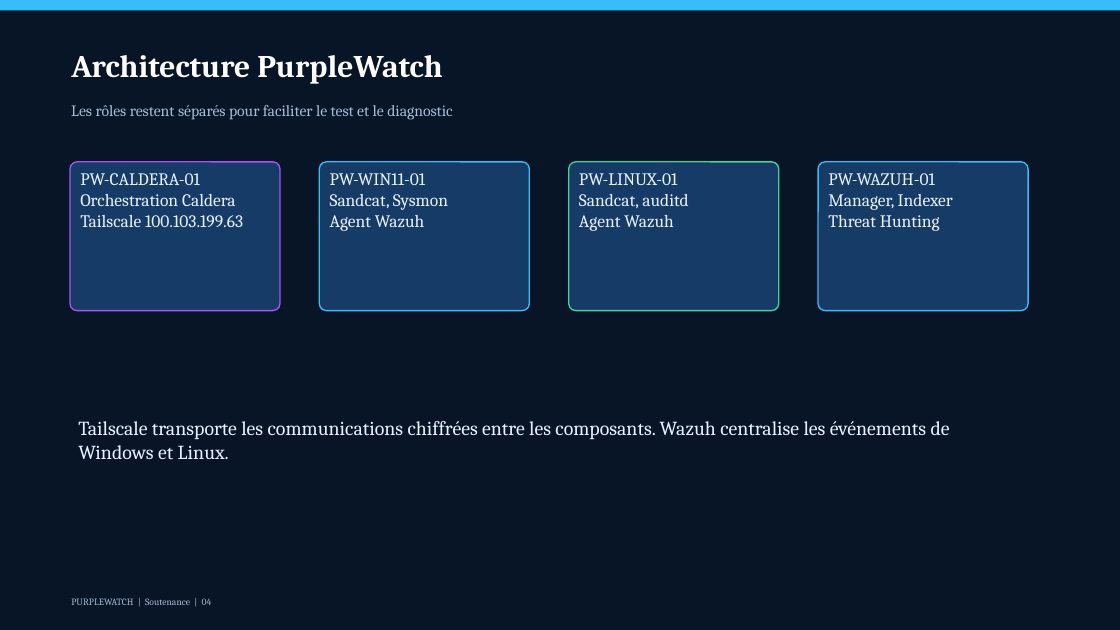
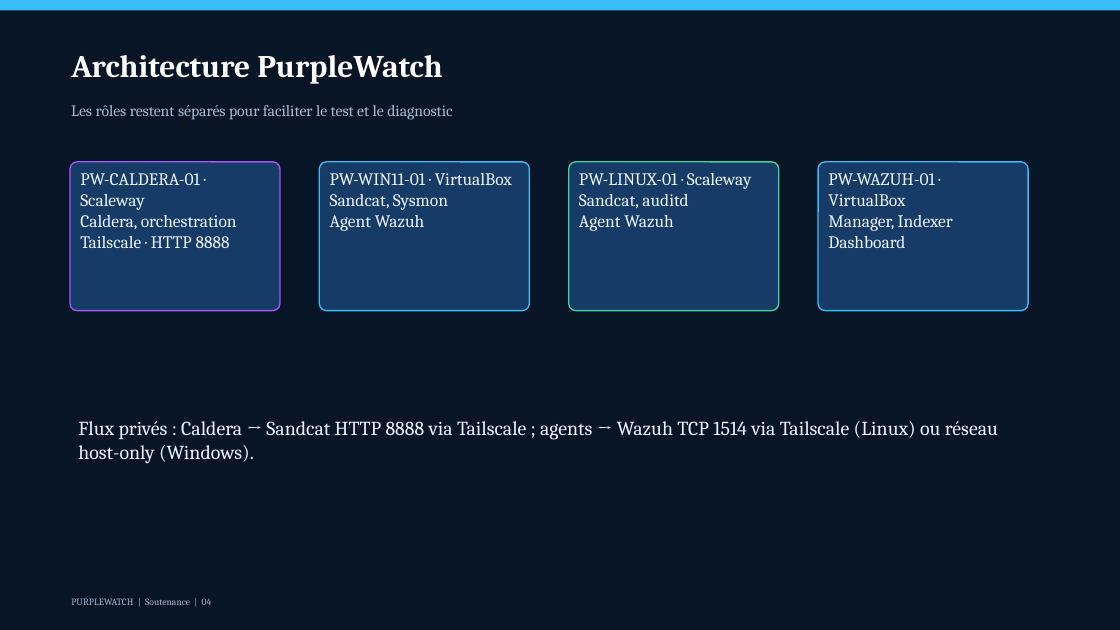
Before and after one commit to kanga-prog/PurpleWatch, a slide deck: slide 4 of presentation/purplewatch-soutenance-20min.pptx. Drawn at 1120x630 pixels with LibreOffice and Linux fonts; fonts in the diff are those of the drawing. Boxes give left, top, right and bottom in pixels: in the first picture for what was removed or moved away, otherwise in the second. Text is boxed around its words. In the diff, an @@ line names an element or a change of style, - is before the commit and + after.

```diff
--- a/presentation/purplewatch-soutenance-20min.pptx
+++ b/presentation/purplewatch-soutenance-20min.pptx
@@ text in rounded rectangle at [80,173,237,248]: text changed @@
-PW-CALDERA-01
-Orchestration Caldera
-Tailscale 100.103.199.63
+PW-CALDERA-01 · Scaleway
+Caldera, orchestration
+Tailscale · HTTP 8888
@@ text in rounded rectangle at [330,173,512,231]: text changed @@
-PW-WIN11-01
-Sandcat, Sysmon
-Agent Wazuh
+PW-WIN11-01 · VirtualBox
+Sandcat, Sysmon
+Agent Wazuh
@@ text in rounded rectangle at [579,173,752,231]: text changed @@
-PW-LINUX-01
-Sandcat, auditd
-Agent Wazuh
+PW-LINUX-01 · Scaleway
+Sandcat, auditd
+Agent Wazuh
@@ text in rounded rectangle at [828,173,953,248]: text changed @@
-PW-WAZUH-01
-Manager, Indexer
-Threat Hunting
+PW-WAZUH-01 · VirtualBox
+Manager, Indexer
+Dashboard
@@ text at [78,421,998,464]: text changed @@
-Tailscale transporte les communications chiffrées entre les composants. Wazuh centralise les événements de Windows et Linux.
+Flux privés : Caldera → Sandcat HTTP 8888 via Tailscale ; agents → Wazuh TCP 1514 via Tailscale (Linux) ou réseau host-only (Windows).
```
Also in this commit, not shown: 4 other slides changed, 6 other files.
